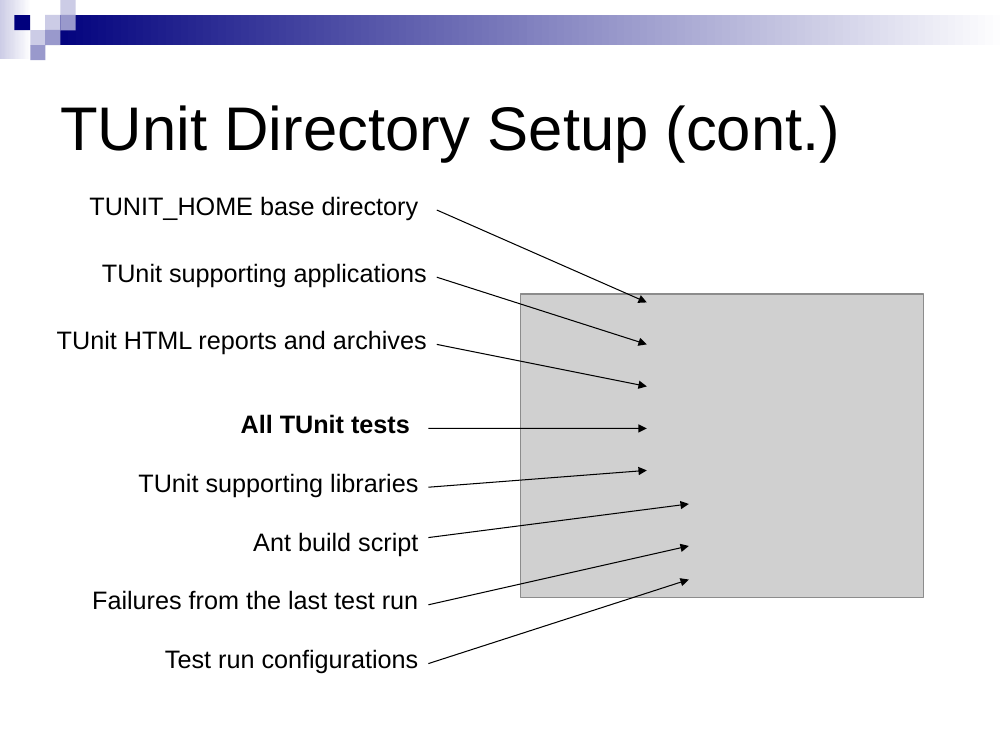
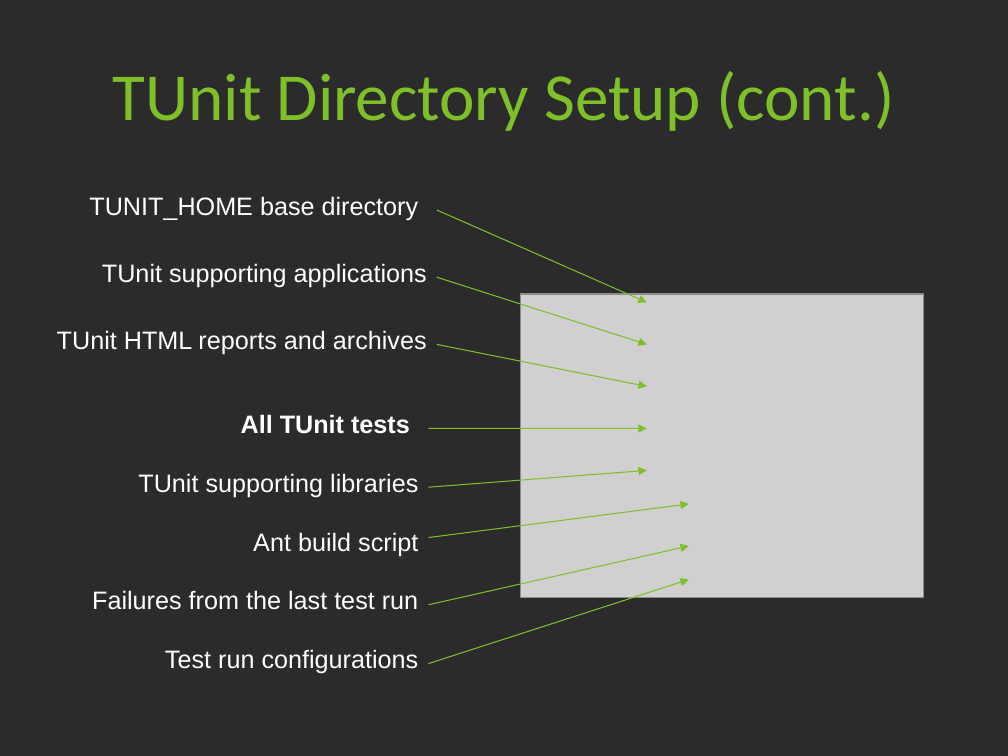
Before and after one commit to tyll/tinyos-2.x-contrib, a slide deck: slide 19 of tunit/docs/TUnit Intro.ppt (slide 18 before the commit). Drawn at 1008x756 pixels with LibreOffice and Linux fonts; fonts in the diff are those of the drawing; grey boxes stand for pictures; background and template pictures are left out; a plain dark background stands for a picture behind light text. Boxes give left, top, right and bottom in pixels: in the first picture for what was removed or moved away, otherwise in the second. Text is boxed around its words. In the diff, an @@ line names an element or a change of style, - is before the commit and + after.

Commit message:
Updated the TUnit presentation, removed some unnecessary files.  Lots of the documentation is on http://docs.tinyos.net/index.php/TUnit

```diff
--- a/tunit/docs/TUnit Intro.ppt
+++ b/tunit/docs/TUnit Intro.ppt
@@ background #FFFFFF to picture (left out) @@
@@ group removed at box(0, 0, 1008, 60): 9 rectangles @@
@@ title "TUnit Directory Setup (cont.)": place and size @@
-title "TUnit Directory Setup (cont.)" at box(60, 105, 840, 162)
+title "TUnit Directory Setup (cont.)" at box(113, 71, 894, 131)
@@ title "TUnit Directory Setup (cont.)" at box(113, 71, 894, 131): size 44 to 48 pt, font Arial to Calibri, text colour #000000 to #7EBF2A; alignment left to centre @@
@@ arrow (436, 210) - (647, 302): stroke #000000 0.74 pt to #7EBF2A 0.74 pt @@
@@ arrow (436, 277) - (647, 345): stroke #000000 0.74 pt to #7EBF2A 0.74 pt @@
@@ arrow (436, 345) - (647, 386): stroke #000000 0.74 pt to #7EBF2A 0.74 pt @@
@@ arrow (428, 428) - (647, 428): stroke #000000 0.74 pt to #7EBF2A 0.74 pt @@
@@ arrow (428, 487) - (647, 471): stroke #000000 0.74 pt to #7EBF2A 0.74 pt @@
@@ arrow (428, 537) - (688, 504): stroke #000000 0.74 pt to #7EBF2A 0.74 pt @@
@@ arrow (428, 605) - (688, 546): stroke #000000 0.74 pt to #7EBF2A 0.74 pt @@
@@ arrow (428, 663) - (688, 580): stroke #000000 0.74 pt to #7EBF2A 0.74 pt @@
@@ text colour #000000 to #FFFFFF in 8 elements at box(102, 263, 427, 288), box(57, 330, 427, 355), box(241, 414, 410, 434), box(138, 473, 418, 498), box(89, 196, 419, 220), box(253, 532, 418, 556), box(92, 590, 418, 610), box(165, 649, 419, 674) @@
```
Also in this commit, not shown: 34 other slides changed, 4 slides added, 1 slide removed, 3 other files.
